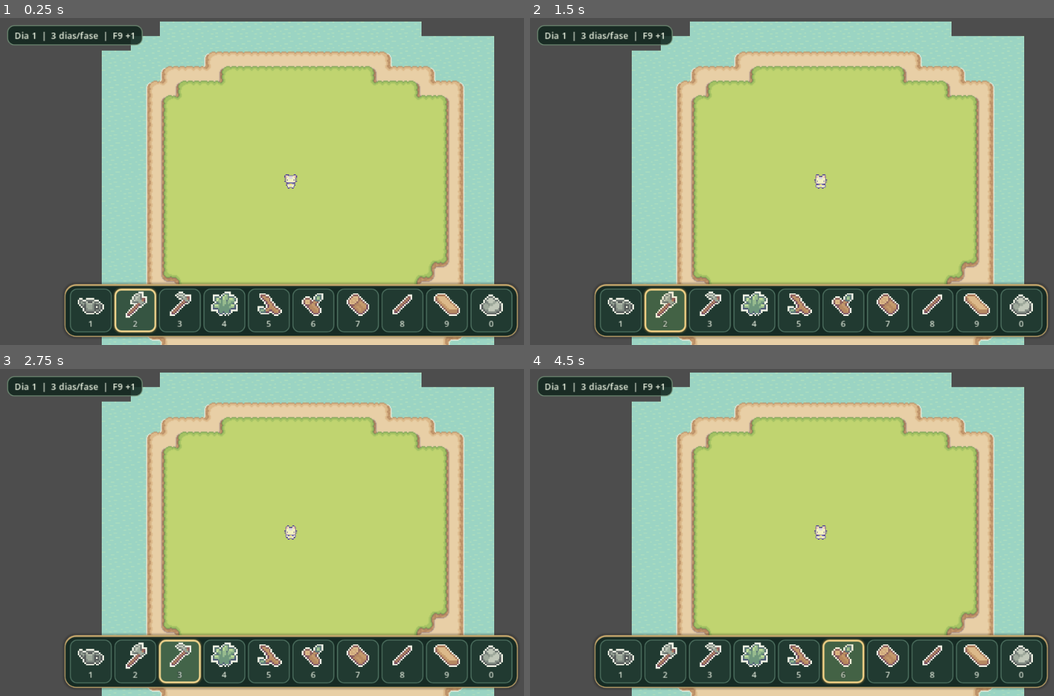
Above: before the commit, frames 1-4 (two rows, left to right).
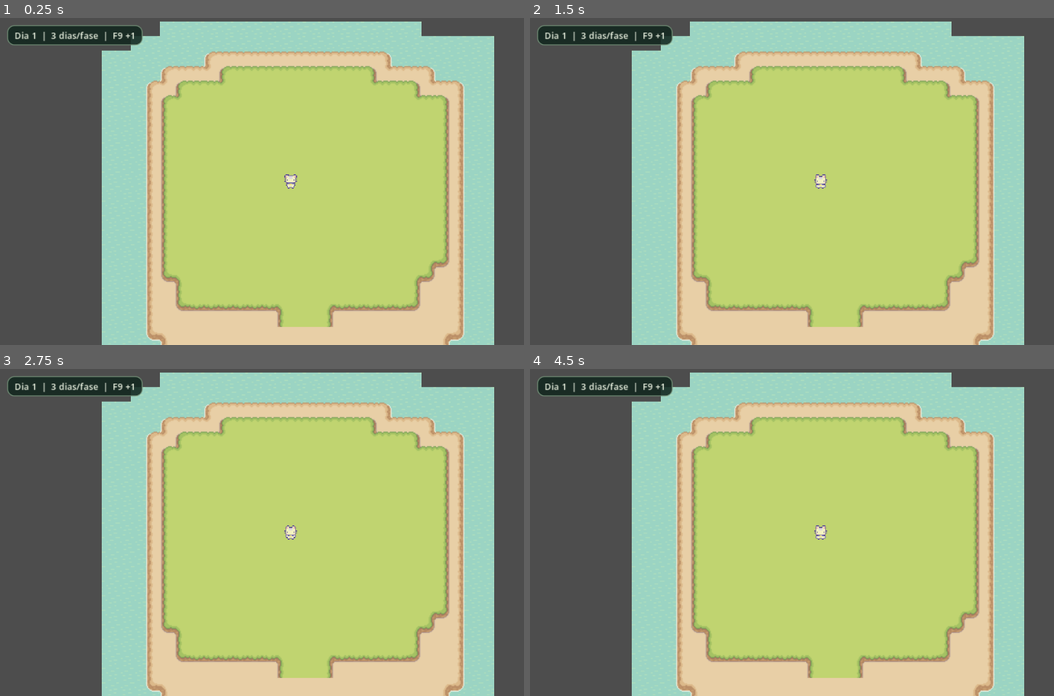
Above: after the commit, the same moments.

Repository: HelioConde/Slime-Harvest
Game: Godot game, scene res://scenes/world/World.tscn
Same seed, same stepped clock (60 frames per second), same inputs: the game is played once before the commit and once after it.
Inputs (mouse positions are in pixels of both pictures, inside the frame that each line leads up to):
- Up to frame 1 (0.25 s): no input
- Up to frame 2 (1.5 s): click (619, 309) at 0.52 s; click (666, 309) at 1.27 s
- Up to frame 3 (2.75 s): click (178, 660) at 2.02 s
- Up to frame 4 (4.5 s): click (755, 660) at 2.77 s; click (797, 660) at 3.52 s; click (844, 660) at 4.27 s

The runs differ from the first frame. In frame 1, 14% of the frame differs, in the area x 12-99%, y 80-98%; in frame 2, 14%; in frame 3, 14%; in frame 4, 14%.
Error after the commit: Parse Error: Too few arguments for "tween_property()" call. Expected at least 4 but received 3. (res://scripts/ui/tool_hotbar.gd:267)

Commit message:
feat(godot): player rock hits and click pickups with inventory counts

Diff:
--- a/scripts/player/player.gd
+++ b/scripts/player/player.gd
@@ -95,29 +95,52 @@
 	var click := event as InputEventMouseButton
 	if click == null or not click.pressed or click.button_index != MOUSE_BUTTON_LEFT:
 		return
-	var cursor_world := get_global_mouse_position()
-	if _current_tool() == &"axe":
-		var best_tree: Node2D = null
-		var best_distance := INF
-		for node in get_tree().get_nodes_in_group("choppable_trees"):
-			var tree := node as Node2D
-			if tree == null or not tree.has_method("contains_click"):
-				continue
-			if global_position.distance_to(tree.global_position) > tool_reach:
-				continue
-			if not bool(tree.call("contains_click", cursor_world)):
-				continue
-			if not bool(tree.call("can_accept_axe_hit")):
-				continue
-			var distance_to_click := cursor_world.distance_squared_to(tree.global_position)
-			if distance_to_click < best_distance:
-				best_distance = distance_to_click
-				best_tree = tree
-		if best_tree != null and _attempt_axe_hit(best_tree):
+	var cursor: Vector2 = get_global_mouse_position()
+	# Coleta independente da arma (inclusive quando os itens 4-0 estiverem ativos).
+	if _try_collect_click(cursor):
+		get_viewport().set_input_as_handled()
+		return
+	var current: StringName = _current_tool()
+	if current == &"axe":
+		var tree: Node2D = _find_clicked("choppable_trees", cursor)
+		if tree != null and _attempt_axe_hit(tree):
 			get_viewport().set_input_as_handled()
-	elif global_position.distance_to(cursor_world) <= tool_reach:
-		if _use_non_axe(cursor_world):
+	elif current == &"pickaxe":
+		var rock: Node2D = _find_clicked("mineable_rocks", cursor)
+		if rock != null and _attempt_pickaxe_hit(rock):
 			get_viewport().set_input_as_handled()
+	elif global_position.distance_to(cursor) <= tool_reach and _use_non_axe(cursor):
+		get_viewport().set_input_as_handled()
+
+
+func _find_clicked(group_name: String, cursor: Vector2) -> Node2D:
+	var best: Node2D = null
+	var best_distance: float = INF
+	for candidate in get_tree().get_nodes_in_group(group_name):
+		var node := candidate as Node2D
+		if node == null or not node.has_method("contains_click"):
+			continue
+		if global_position.distance_to(node.global_position) > tool_reach:
+			continue
+		if not bool(node.call("contains_click", cursor)):
+			continue
+		var score: float = cursor.distance_squared_to(node.global_position)
+		if score < best_distance:
+			best_distance = score
+			best = node
+	return best
+
+
+func _try_collect_click(cursor: Vector2) -> bool:
+	for group_name in ["world_drops", "pickable_plants"]:
+		var target: Node2D = _find_clicked(group_name, cursor)
+		if target == null:
+			continue
+		if target.has_method("pickup"):
+			return bool(target.call("pickup", self))
+		if target.has_method("pick_by_click"):
+			return bool(target.call("pick_by_click", self))
+	return false
 
 
 func _physics_process(delta: float) -> void:
@@ -144,6 +167,8 @@
 	if Input.is_action_just_pressed("use_tool") and _tool_remaining <= 0.0:
 		if _current_tool() == &"axe":
 			_try_axe_hit()
+		elif _current_tool() == &"pickaxe":
+			_try_pickaxe_hit()
 		else:
 			_use_non_axe(tool_origin.global_position + facing * 16.0)
 
@@ -174,13 +199,47 @@
 	return true
 
 
+func _try_pickaxe_hit() -> void:
+	var nearest: Node2D = null
+	var best_distance: float = tool_reach + 1.0
+	for candidate in get_tree().get_nodes_in_group("mineable_rocks"):
+		var rock := candidate as Node2D
+		if rock == null or not bool(rock.call("can_accept_pickaxe_hit")):
+			continue
+		var offset: Vector2 = rock.global_position - global_position
+		var distance: float = offset.length()
+		if distance > tool_reach or distance < 0.01 or offset.normalized().dot(facing) < 0.4:
+			continue
+		if distance < best_distance:
+			best_distance = distance
+			nearest = rock
+	if nearest != null:
+		_attempt_pickaxe_hit(nearest)
+
+
+func _attempt_pickaxe_hit(target: Node) -> bool:
+	if target == null or _action_animating or _tool_remaining > 0.0 or _current_tool() != &"pickaxe":
+		return false
+	if not target.has_method("take_pickaxe_hit") or not target.has_method("can_accept_pickaxe_hit"):
+		return false
+	var rock := target as Node2D
+	if rock == null or global_position.distance_to(rock.global_position) > tool_reach:
+		return false
+	if not bool(target.call("can_accept_pickaxe_hit")) or not bool(target.call("take_pickaxe_hit", self)):
+		return false
+	_face_world_position(rock.global_position)
+	_tool_remaining = tool_cooldown
+	_play_tool_animation(&"pickaxe")
+	return true
+
+
 func _use_non_axe(target_world: Vector2) -> bool:
 	if _action_animating or _tool_remaining > 0.0 or not controls_enabled:
 		return false
 	if global_position.distance_to(target_world) > tool_reach:
 		return false
 	var tool_id: StringName = _current_tool()
-	if tool_id not in [&"pickaxe", &"hoe", &"watering_can"]:
+	if tool_id not in [&"hoe", &"watering_can"]:
 		# Recursos podem ser selecionados, mas nao sao ferramentas utilizaveis.
 		return false
 	_face_world_position(target_world)
--- a/scripts/ui/tool_hotbar.gd
+++ b/scripts/ui/tool_hotbar.gd
@@ -36,13 +36,20 @@
 var _strip: HBoxContainer
 var _selection_tween: Tween
 var _pulse_button: Button
+var _toast: Label
+var _toast_tween: Tween
 
 
 func _ready() -> void:
 	mouse_filter = Control.MOUSE_FILTER_IGNORE
 	_build_panel()
+	_build_toast()
 	_layout_bar()
 	_refresh_selection()
+	ResourceBag.amount_changed.connect(_on_amount_changed)
+	ResourceBag.item_collected.connect(_on_item_collected)
+	for item_id in SLOT_IDS:
+		_on_amount_changed(item_id, ResourceBag.get_count(item_id))
 
 
 func _notification(what: int) -> void:
@@ -93,6 +100,22 @@
 	_strip.add_child(button)
 	_slots[item_id] = button
 	button.add_theme_stylebox_override("focus", StyleBoxEmpty.new())
+
+	var owned := Label.new()
+	owned.name = "OwnedCount"
+	owned.visible = false
+	owned.set_anchors_and_offsets_preset(Control.PRESET_TOP_RIGHT)
+	owned.offset_left = -23.0
+	owned.offset_top = 1.0
+	owned.offset_right = -3.0
+	owned.offset_bottom = 13.0
+	owned.horizontal_alignment = HORIZONTAL_ALIGNMENT_RIGHT
+	owned.mouse_filter = Control.MOUSE_FILTER_IGNORE
+	owned.add_theme_font_size_override("font_size", 8)
+	owned.add_theme_color_override("font_color", GOLD)
+	owned.add_theme_constant_override("outline_size", 2)
+	owned.add_theme_color_override("font_outline_color", Color("#172620"))
+	button.add_child(owned)
 
 	var contents := VBoxContainer.new()
 	contents.name = "Content"
@@ -201,6 +224,49 @@
 	return style
 
 
+func _build_toast() -> void:
+	_toast = Label.new()
+	_toast.name = "LastPickup"
+	_toast.mouse_filter = Control.MOUSE_FILTER_IGNORE
+	_toast.anchor_left = 0.5
+	_toast.anchor_right = 0.5
+	_toast.anchor_top = 1.0
+	_toast.anchor_bottom = 1.0
+	_toast.offset_left = -140.0
+	_toast.offset_right = 140.0
+	_toast.offset_top = -116.0
+	_toast.offset_bottom = -92.0
+	_toast.horizontal_alignment = HORIZONTAL_ALIGNMENT_CENTER
+	_toast.add_theme_font_size_override("font_size", 11)
+	_toast.add_theme_color_override("font_color", GOLD)
+	_toast.add_theme_constant_override("outline_size", 3)
+	_toast.add_theme_color_override("font_outline_color", Color("#193024"))
+	_toast.modulate.a = 0.0
+	add_child(_toast)
+
+
+func _on_amount_changed(item_id: StringName, count: int) -> void:
+	var button: Button = _slots.get(item_id) as Button
+	if button == null:
+		return
+	var label: Label = button.get_node("OwnedCount") as Label
+	label.visible = count > 0
+	if count > 0:
+		label.text = str(count)
+
+
+func _on_item_collected(item_id: StringName, amount: int) -> void:
+	if _toast == null:
+		return
+	if is_instance_valid(_toast_tween):
+		_toast_tween.kill()
+	_toast.text = "+%d  %s" % [amount, String(item_id).replace("_", " ").capitalize()]
+	_toast.modulate.a = 1.0
+	_toast_tween = create_tween()
+	_toast_tween.tween_interval(0.8)
+	_toast_tween.tween_property(_toast, "modulate:a", 0.65)
+
+
 func _refresh_selection() -> void:
 	for item_id in SLOT_IDS:
 		if not _slots.has(item_id):
